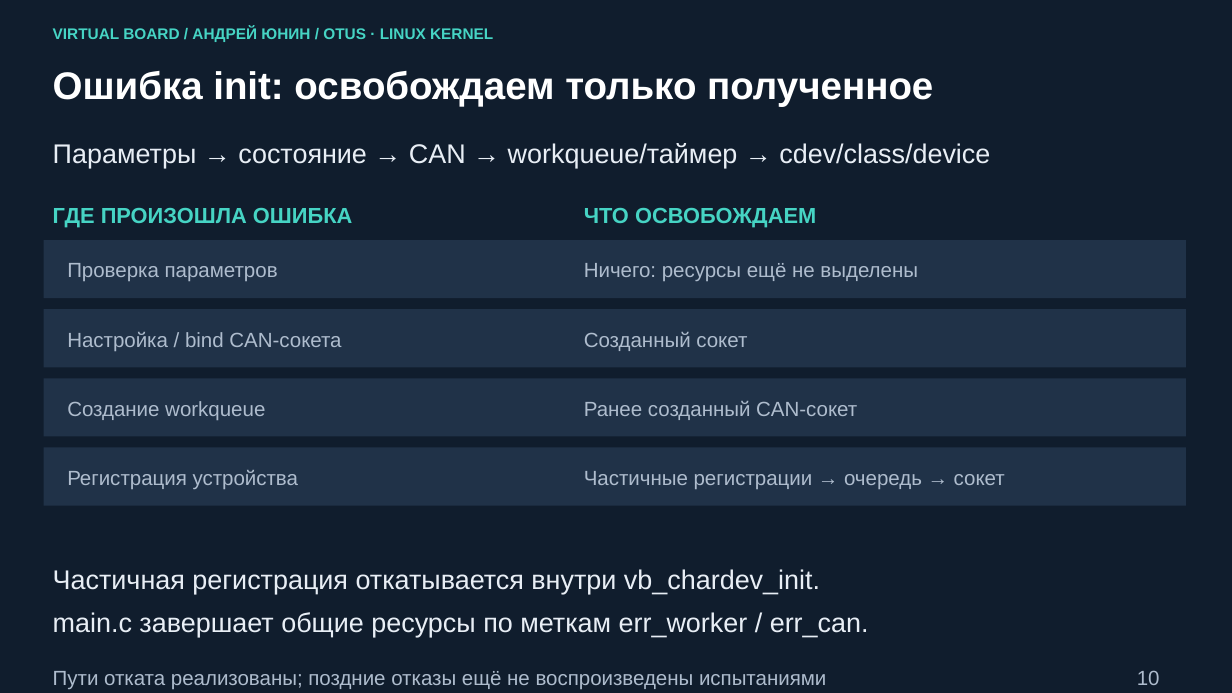
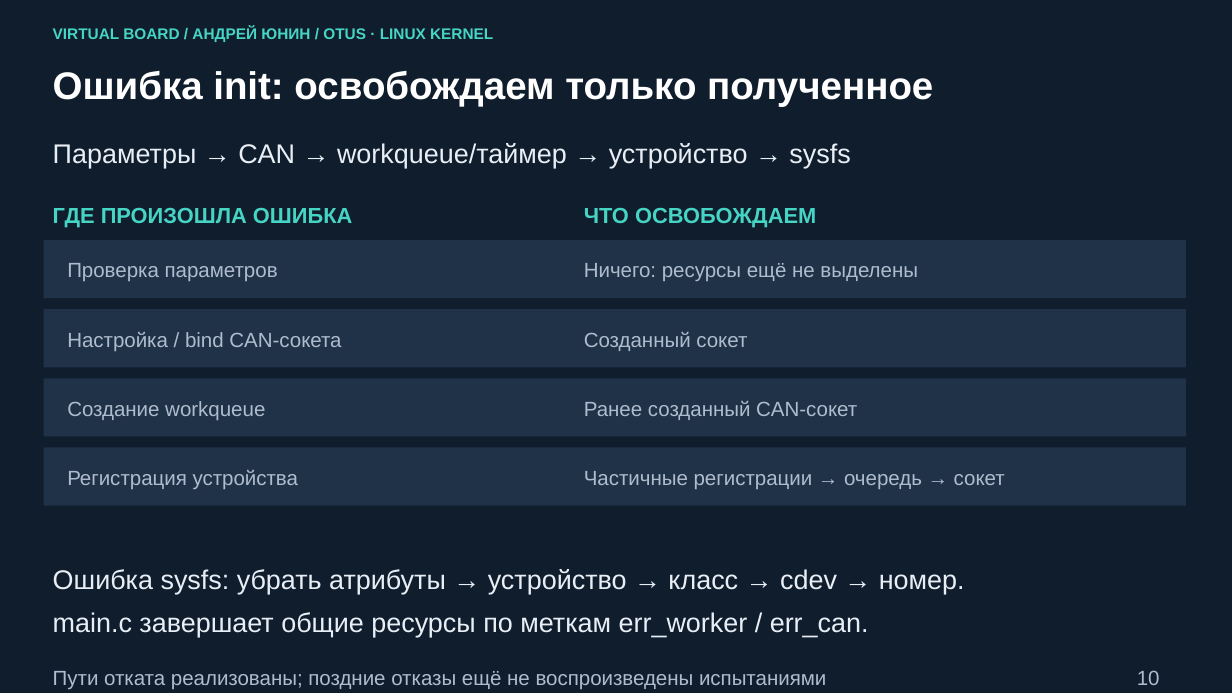
Before and after one commit to andrey-yunin/virtual-board, a slide deck: slide 10 of docs/presentation/virtual_board.pptx. Drawn at 1232x693 pixels with LibreOffice and Linux fonts; fonts in the diff are those of the drawing. Boxes give left, top, right and bottom in pixels: in the first picture for what was removed or moved away, otherwise in the second. Text is boxed around its words. In the diff, an @@ line names an element or a change of style, - is before the commit and + after.

Commit message:
• Add procfs/sysfs monitoring and CAN error events
 - Expose state and temperature status through read-only sysfs attributes
 - Add procfs snapshots with board state and per-client event losses
 - Publish CAN_ERROR events and suppress repeated identical errors
 - Verify CAN recovery after interface down/up without restarting the board
 - Verify client lifecycle and interface cleanup on unload
 - Update documentation and presentation with demonstrated results

```diff
--- a/docs/presentation/virtual_board.pptx
+++ b/docs/presentation/virtual_board.pptx
@@ text at (53,143,850,168): text changed @@
-Параметры → состояние → CAN → workqueue/таймер → cdev/class/device
+Параметры → CAN → workqueue/таймер → устройство → sysfs
@@ text at (53,569,965,594): text changed @@
-Частичная регистрация откатывается внутри vb_chardev_init.
+Ошибка sysfs: убрать атрибуты → устройство → класс → cdev → номер.
```
Also in this commit, not shown: 3 other slides changed, 3 slides added, 17 other files.
